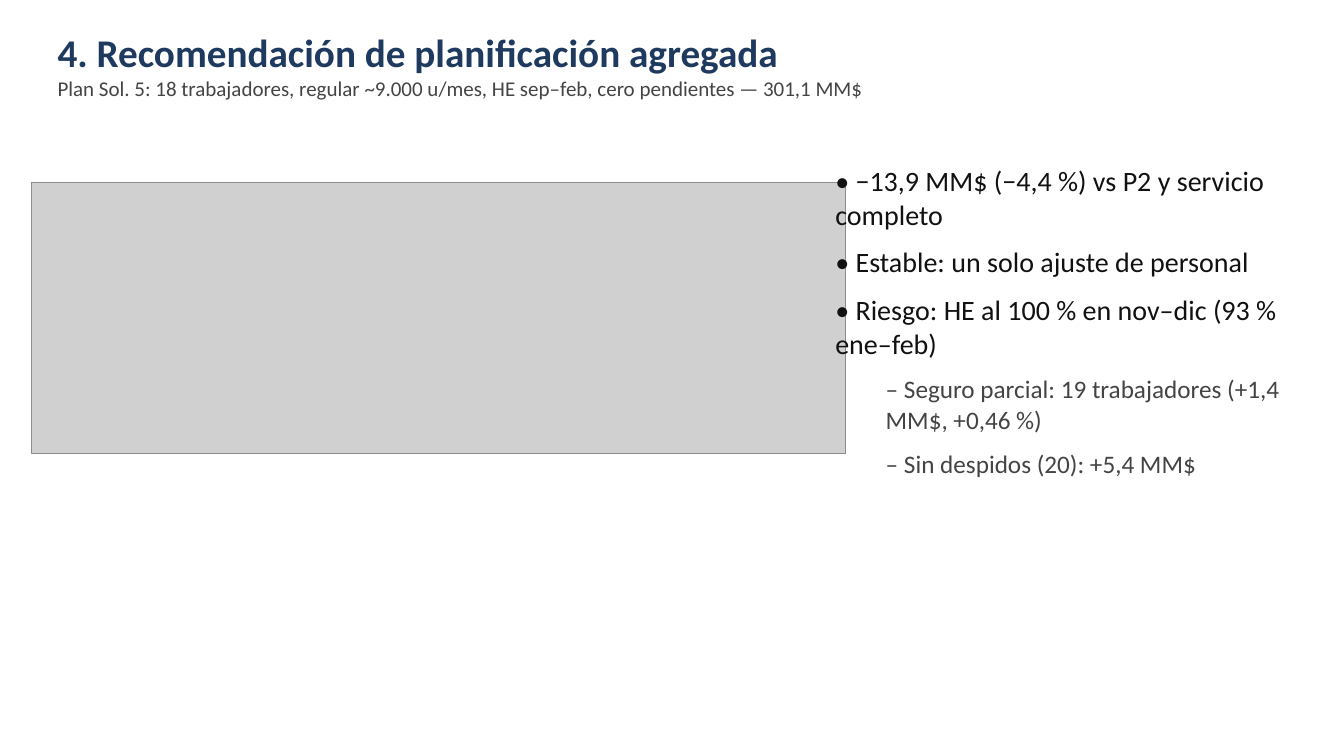
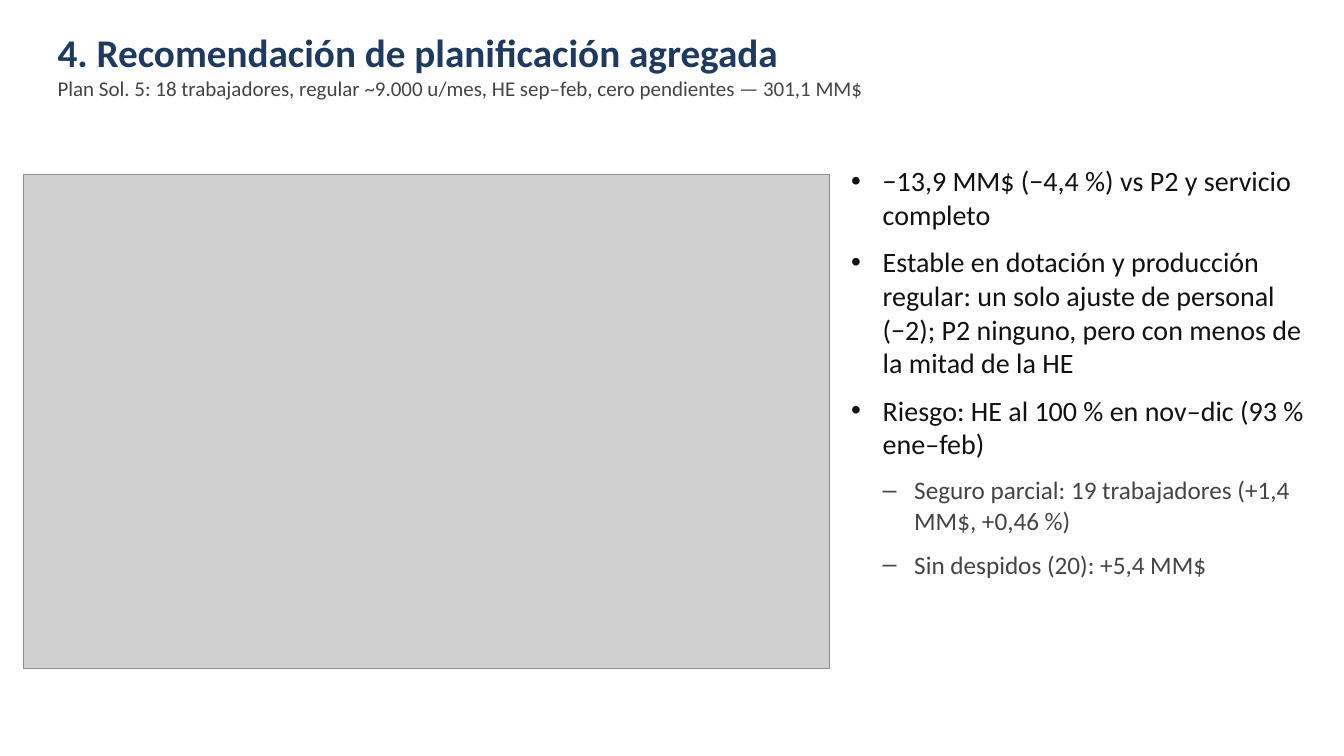
Before and after one commit to cdevidts/GDO-proyecto, a slide deck: slide 5 of proyecto/04_presentacion/Presentacion_Ventisur.pptx. Drawn at 1344x756 pixels with LibreOffice and Linux fonts; fonts in the diff are those of the drawing; grey boxes stand for pictures. Boxes give left, top, right and bottom in pixels: in the first picture for what was removed or moved away, otherwise in the second. Text is boxed around its words. In the diff, an @@ line names an element or a change of style, - is before the commit and + after.

```diff
--- a/proyecto/04_presentacion/Presentacion_Ventisur.pptx
+++ b/proyecto/04_presentacion/Presentacion_Ventisur.pptx
@@ picture: place and size @@
-picture at box(31, 182, 845, 454)
+picture at box(24, 174, 830, 668)
@@ text at box(883, 170, 1301, 578): text changed @@
-• −13,9 MM$ (−4,4 %) vs P2 y servicio completo
-• Estable: un solo ajuste de personal
-• Riesgo: HE al 100 % en nov–dic (93 % ene–feb)
-  – Seguro parcial: 19 trabajadores (+1,4 MM$, +0,46 %)
-  – Sin despidos (20): +5,4 MM$
+• −13,9 MM$ (−4,4 %) vs P2 y servicio completo
+• Estable en dotación y producción regular: un solo ajuste de personal (−2); P2 ninguno, pero con menos de la mitad de la HE
+• Riesgo: HE al 100 % en nov–dic (93 % ene–feb)
+  – Seguro parcial: 19 trabajadores (+1,4 MM$, +0,46 %)
+  – Sin despidos (20): +5,4 MM$
```
Also in this commit, not shown: 6 other slides changed, 23 other files.
